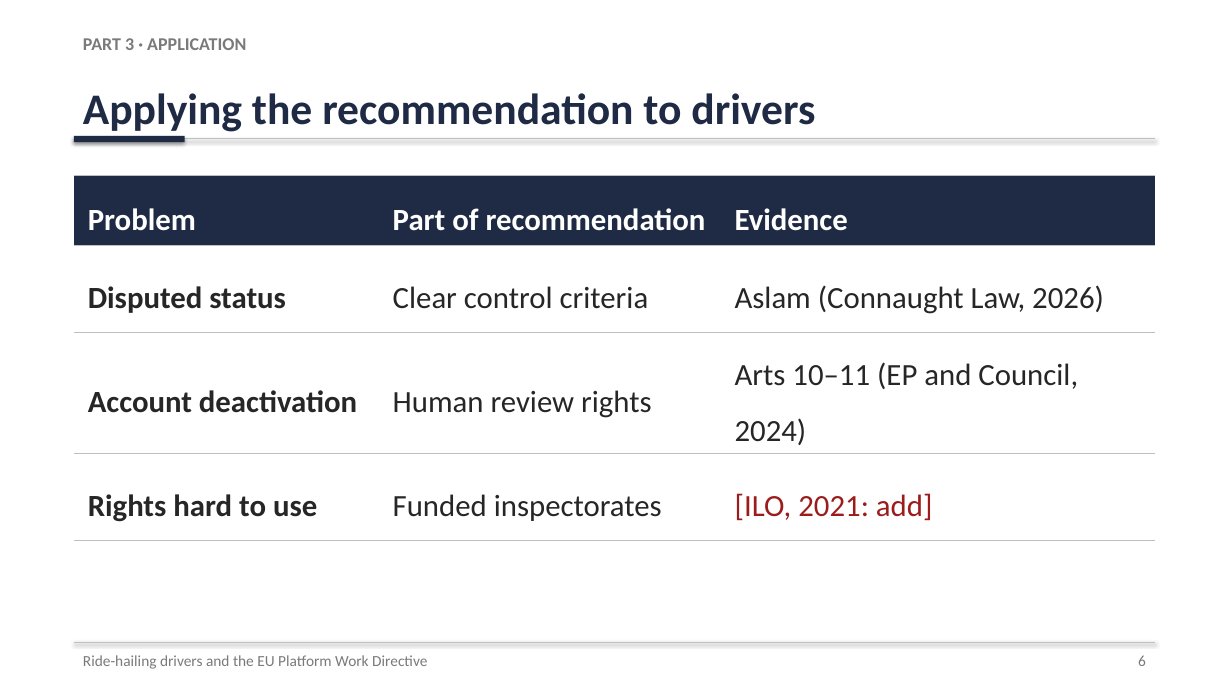
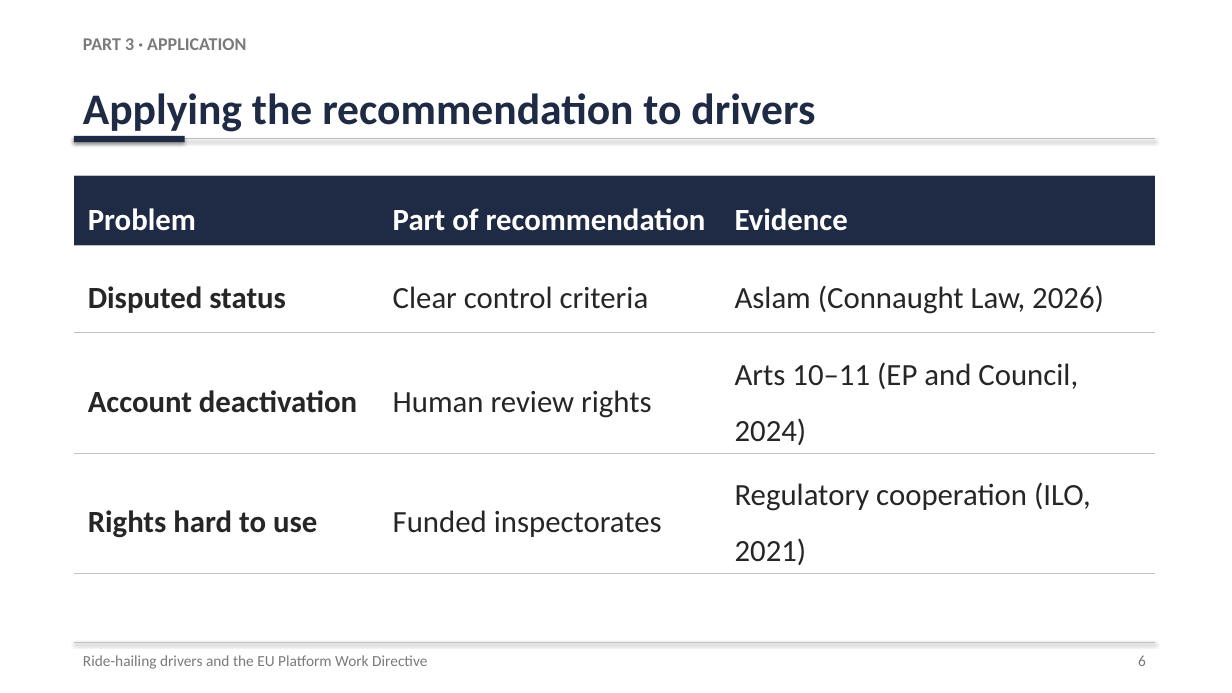
Before and after one commit to karanrg22-svg/skill, a slide deck: slide 6 of Ride-Hailing_Presentation.pptx. Drawn at 1232x693 pixels with LibreOffice and Linux fonts; fonts in the diff are those of the drawing. Boxes give left, top, right and bottom in pixels: in the first picture for what was removed or moved away, otherwise in the second. Text is boxed around its words. In the diff, an @@ line names an element or a change of style, - is before the commit and + after.

```diff
--- a/Ride-Hailing_Presentation.pptx
+++ b/Ride-Hailing_Presentation.pptx
@@ table at [74, 176, 1155, 569] @@
-row 4, column 3: [ILO, 2021: add]
+row 4, column 3: Regulatory cooperation (ILO, 2021)
```
Also in this commit, not shown: 5 other slides changed.
